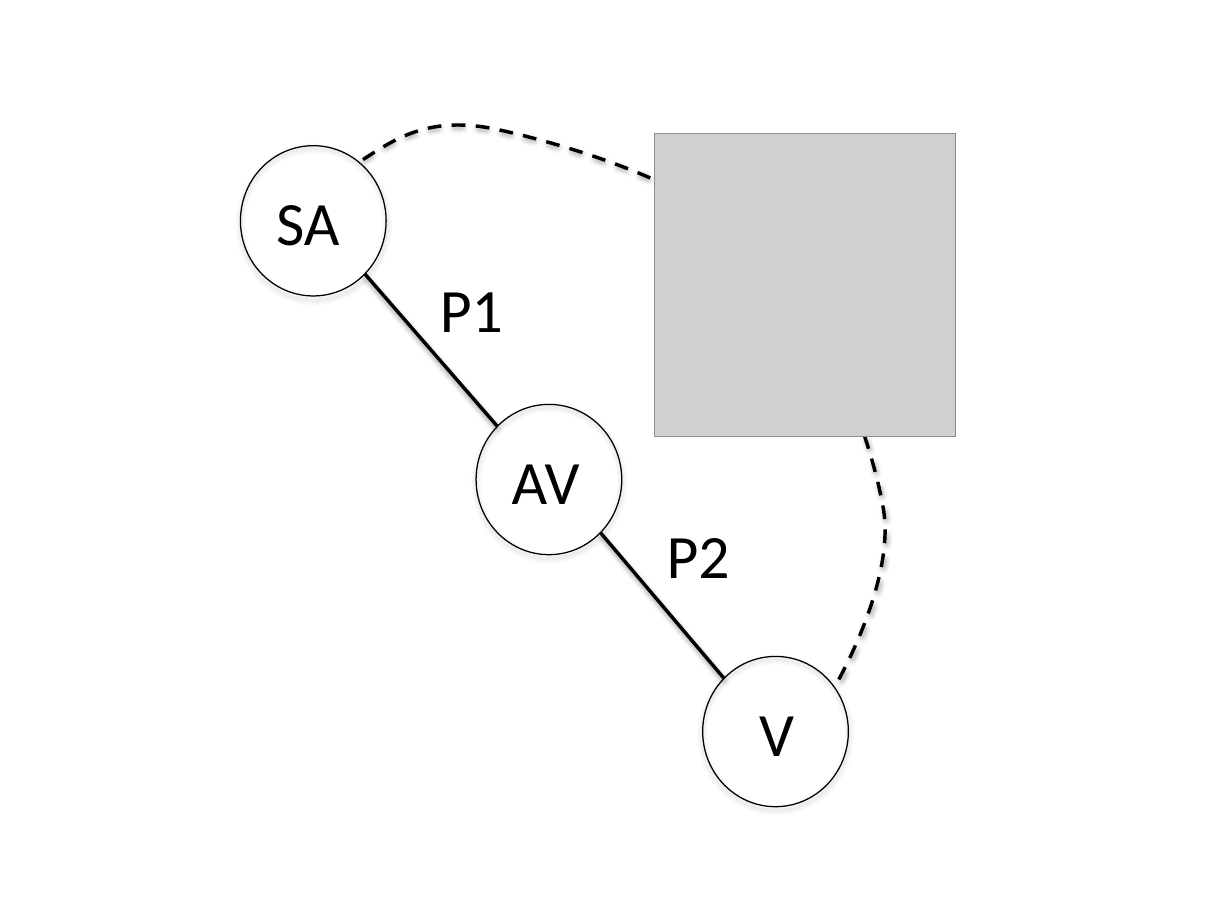
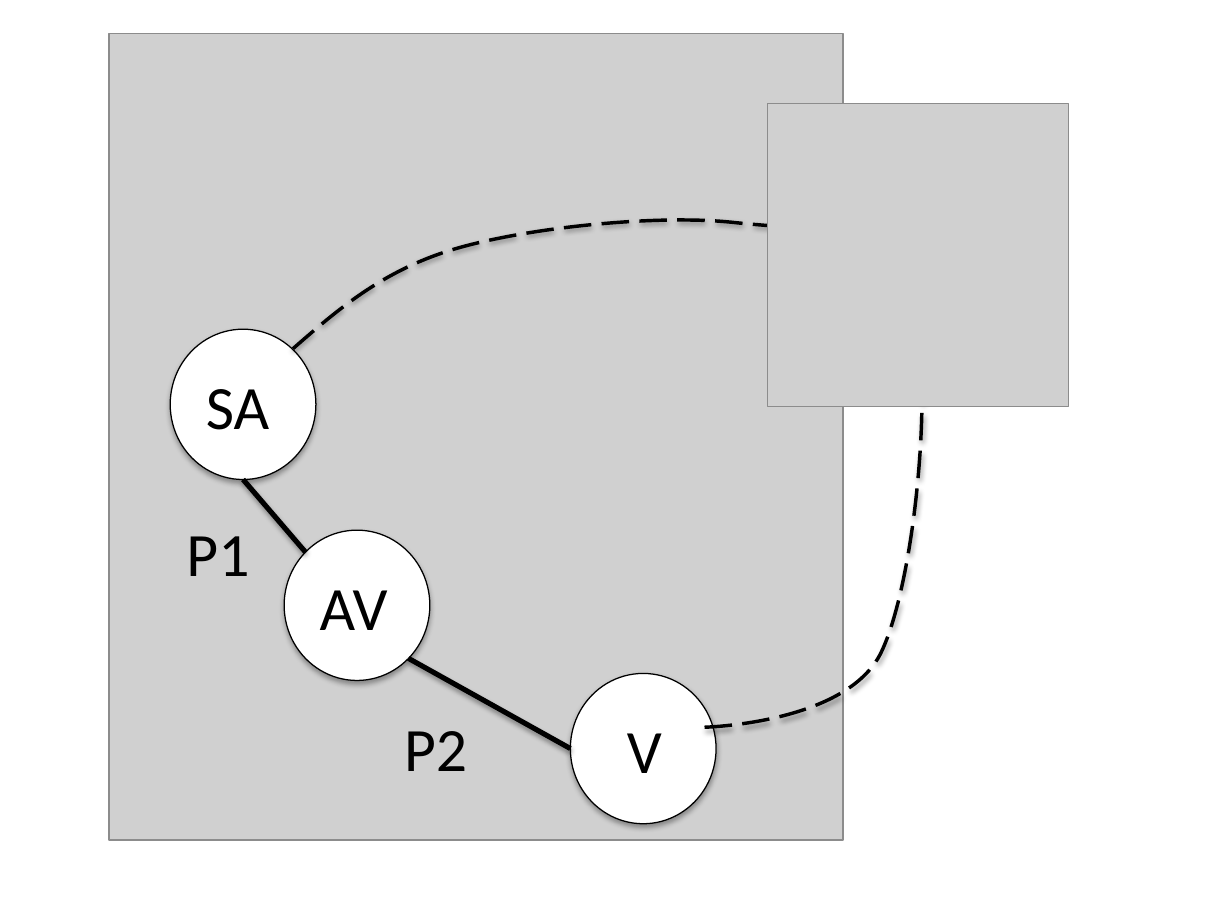
Before and after one commit to mlab-upenn/VHM-EMBC15, a slide deck: slide 1 of paper/figures/nodesandPM.pptx. Drawn at 1232x924 pixels with LibreOffice and Linux fonts; fonts in the diff are those of the drawing; grey boxes stand for pictures. Boxes give left, top, right and bottom in pixels: in the first picture for what was removed or moved away, otherwise in the second. Text is boxed around its words. In the diff, an @@ line names an element or a change of style, - is before the commit and + after.

```diff
--- a/paper/figures/nodesandPM.pptx
+++ b/paper/figures/nodesandPM.pptx
@@ picture added at (110,33,844,840) @@
@@ picture: place and size @@
-picture at (654,134,955,437)
+picture at (768,103,1068,407)
@@ freeform shape: place and size @@
-freeform shape at (363,124,886,686)
+freeform shape at (293,221,923,728)
@@ ellipse: place and size @@
-ellipse at (240,145,386,296)
+ellipse at (170,329,315,479)
@@ text "SA": place and size @@
-text "SA" at (276,205,339,246)
+text "SA" at (206,389,269,430)
@@ line moved from (365, 274) - (498, 426) to (243, 479) - (306, 552) @@
@@ line (243, 479) - (306, 552): stroke #000000 2 pt to #000000 3 pt @@
@@ text "P1": place and size @@
-text "P1" at (440,292,503,332)
+text "P1" at (186,536,249,576)
@@ ellipse: place and size @@
-ellipse at (476,404,621,554)
+ellipse at (285,530,430,680)
@@ fill none to #FFFFFF in 3 elements at (570,674,716,824), (170,329,315,479), (285,530,430,680) @@
@@ text "AV": place and size @@
-text "AV" at (512,464,580,504)
+text "AV" at (320,590,388,630)
@@ line moved from (600, 532) - (724, 679) to (409, 658) - (570, 749) @@
@@ line (409, 658) - (570, 749): stroke #000000 2 pt to #000000 3 pt @@
@@ ellipse: place and size @@
-ellipse at (702,657,848,807)
+ellipse at (570,674,716,824)
@@ text "P2": place and size @@
-text "P2" at (667,538,730,578)
+text "P2" at (404,731,467,771)
@@ text "V": place and size @@
-text "V" at (759,716,794,756)
+text "V" at (627,733,662,773)
```
Also in this commit, not shown: 6 other files.
